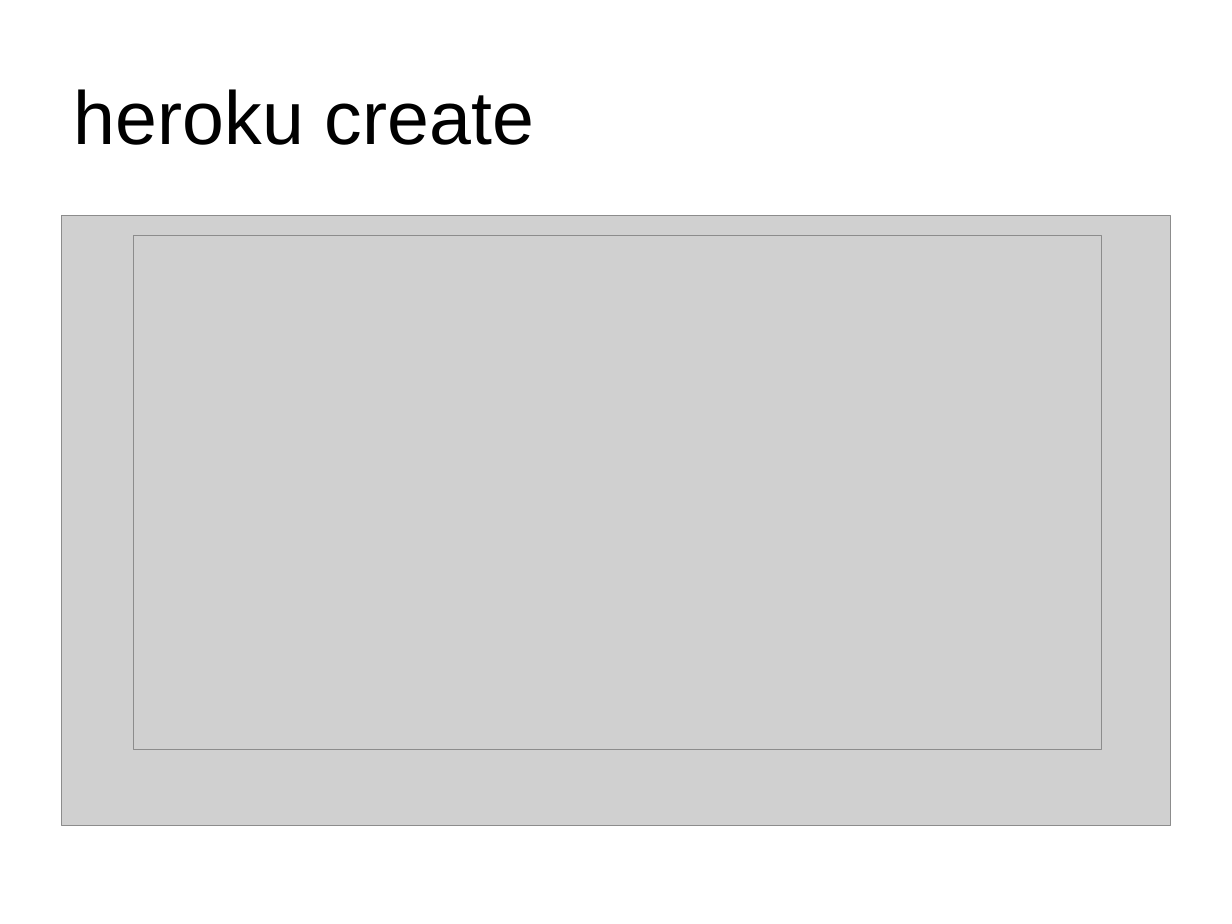
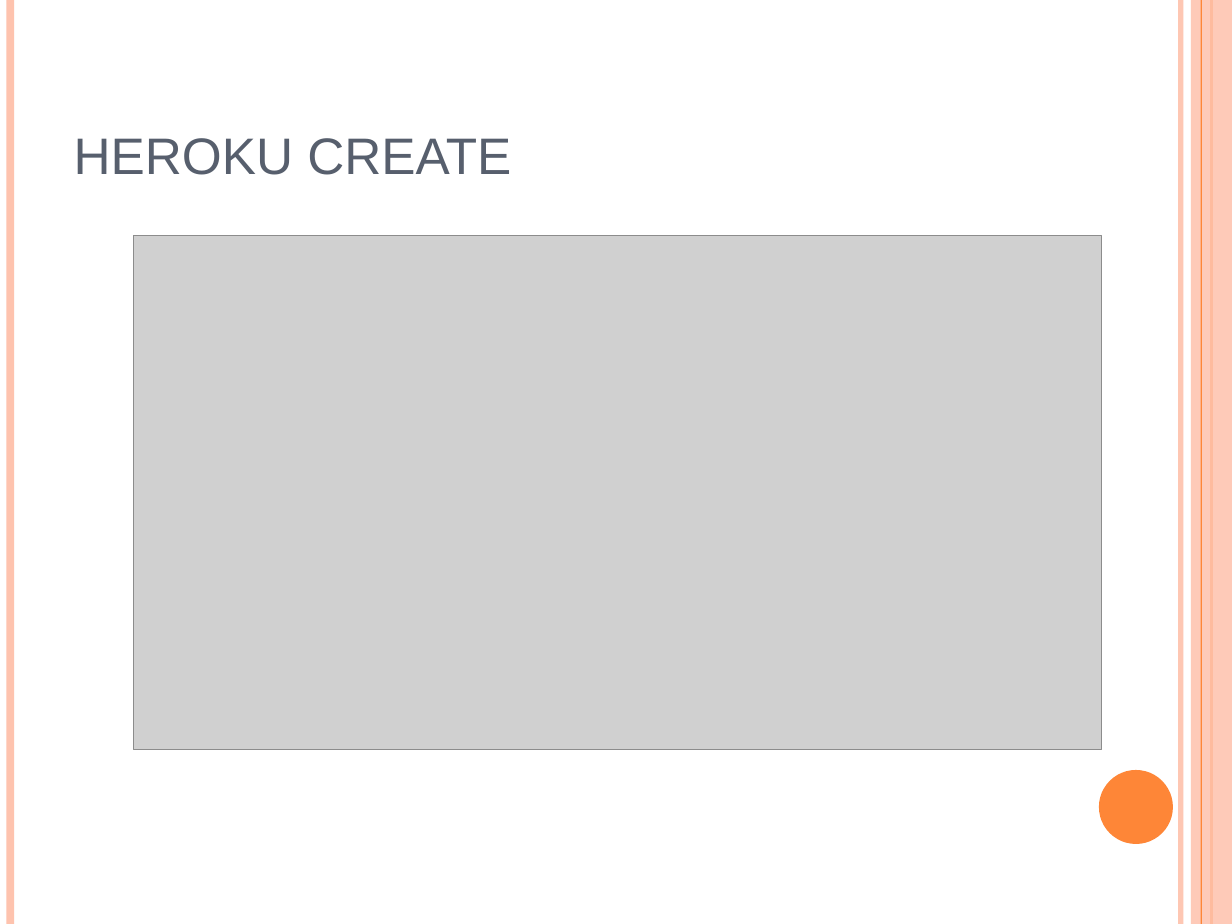
Before and after one commit to Mittapap/interview_rails, a slide deck: slide 9 of presentation.ppt. Drawn at 1232x924 pixels with LibreOffice and Linux fonts; fonts in the diff are those of the drawing; grey boxes stand for pictures. Boxes give left, top, right and bottom in pixels: in the first picture for what was removed or moved away, otherwise in the second. Text is boxed around its words. In the diff, an @@ line names an element or a change of style, - is before the commit and + after.

```diff
--- a/presentation.ppt
+++ b/presentation.ppt
@@ line added from (10, 0) to (10, 924), #FEC3AE 4.51 pt @@
@@ line added from (1180, 0) to (1180, 924), #FEC3AE 3 pt @@
@@ rectangle added at bbox=[1191, 0, 1232, 924], fill #FEC3AE at 87% opacity @@
@@ line added from (1201, 0) to (1201, 924), #FE8637 0.74 pt @@
@@ line added from (1211, 0) to (1211, 924), #FE8637 1.5 pt @@
@@ title "HEROKU CREATE" at bbox=[74, 138, 511, 175]: vertical alignment middle to bottom @@
@@ title at bbox=[74, 138, 511, 175]: text changed; size 44 to 30 pt; text colour #000000 to #575F6D @@
-heroku create
+HEROKU CREATE
@@ picture removed at bbox=[62, 216, 1170, 825] @@
@@ ellipse added at bbox=[1099, 770, 1173, 844], fill #FE8637 @@
```
Also in this commit, not shown: 13 other slides changed, 5 slides added, 1 slide removed.
